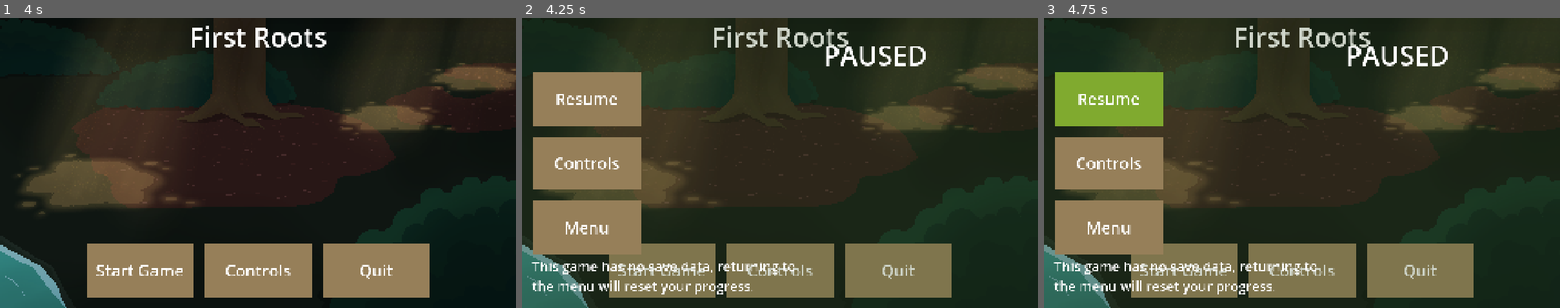
Above: before the commit, frames 1-3 (left to right).
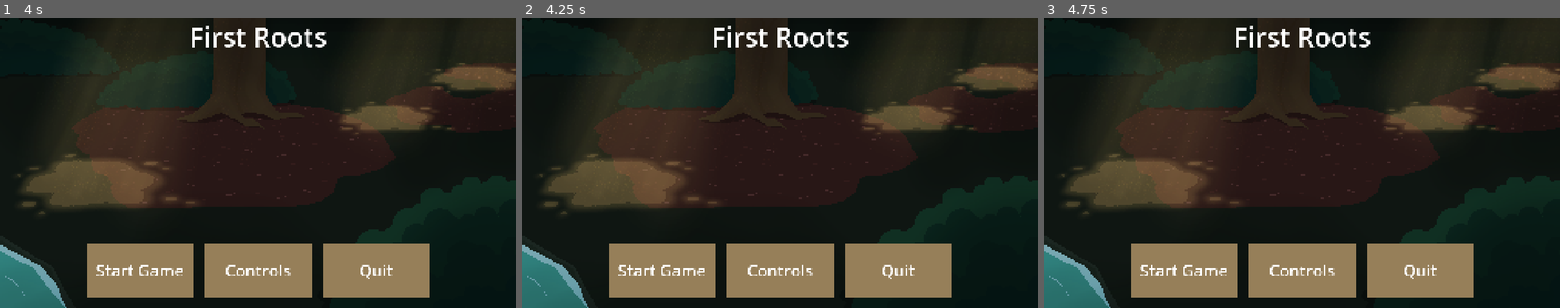
Above: after the commit, the same moments.

Repository: Robin-Bareham/GJ26-GrowSomethingNew
Game: Godot game, scene res://Scenes/woods.tscn
Two runs of this game, one before a commit and one after it. Both use one fixed random seed, a clock stepped at 60 frames per second and the inputs below.
Inputs (mouse positions are in pixels of both pictures, inside the frame that each line leads up to):
- Up to frame 1 (4 s): tap Enter at 0.5, 2, 3.5 s; move the mouse to (371, 148) at 0.52 s; hold D (walk_right) 0.53-1.28 s; tap E (interact) at 0.6, 2.85 s; tap Space at 1.25, 2.75 s; move the mouse to (154, 177) at 1.27 s; hold S (walk_down) 1.28-2.03 s; click (154, 177) at 1.35 s; move the mouse to (309, 99) at 2.02 s; hold D (walk_right) 2.03-2.78 s; tap T (test) at 2.1 s; move the mouse to (232, 221) at 2.77 s; hold W (walk_up) 2.78-3.53 s; move the mouse to (412, 206) at 3.52 s; hold A (walk_left) from 3.53 s (still down); click (412, 206) at 3.6 s
- Up to frame 2 (4.25 s): keep holding A (walk_left); tap Q (pause) at 4.15 s
- Up to frame 3 (4.75 s): keep holding A (walk_left); move the mouse to (1147, 119) at 4.27 s; tap T (test) at 4.35 s

Frame 1 is identical in both runs. In frame 2, 15% of the frame differs, in the area x 0-79%, y 2-100%; in frame 3, 15%.

Commit message:
Final version pt 2

Diff:
--- a/Scripts/constant_ui.gd
+++ b/Scripts/constant_ui.gd
@@ -38,7 +38,7 @@
 			clock.hide()
 
 func progressTime(delta):
-	if(GlobalScript.timer_active && !AllDia.dia_open):
+	if(GlobalScript.timer_active && !AllDia.dia_open && GlobalScript.currentState == GlobalScript.gameState.GAME):
 				timer += 1 * delta
 				if(timer >= timer_end):
 					if(!GlobalScript.minigame_active && !AllDia.dia_open):
--- a/Scripts/main.gd
+++ b/Scripts/main.gd
@@ -78,7 +78,7 @@
 		if(AllDia.dia_open):
 			GlobalScript.choose = 1
 
-	if(Input.is_action_just_pressed("pause")):
+	if(Input.is_action_just_pressed("pause") && GlobalScript.currentState == GlobalScript.gameState.GAME):
 		GlobalScript.nextState = GlobalScript.gameState.PAUSE
 		GlobalScript.change_state = true
 	#if(Input.is_action_just_pressed("test")):
Not shown, changed: export_presets.cfg
